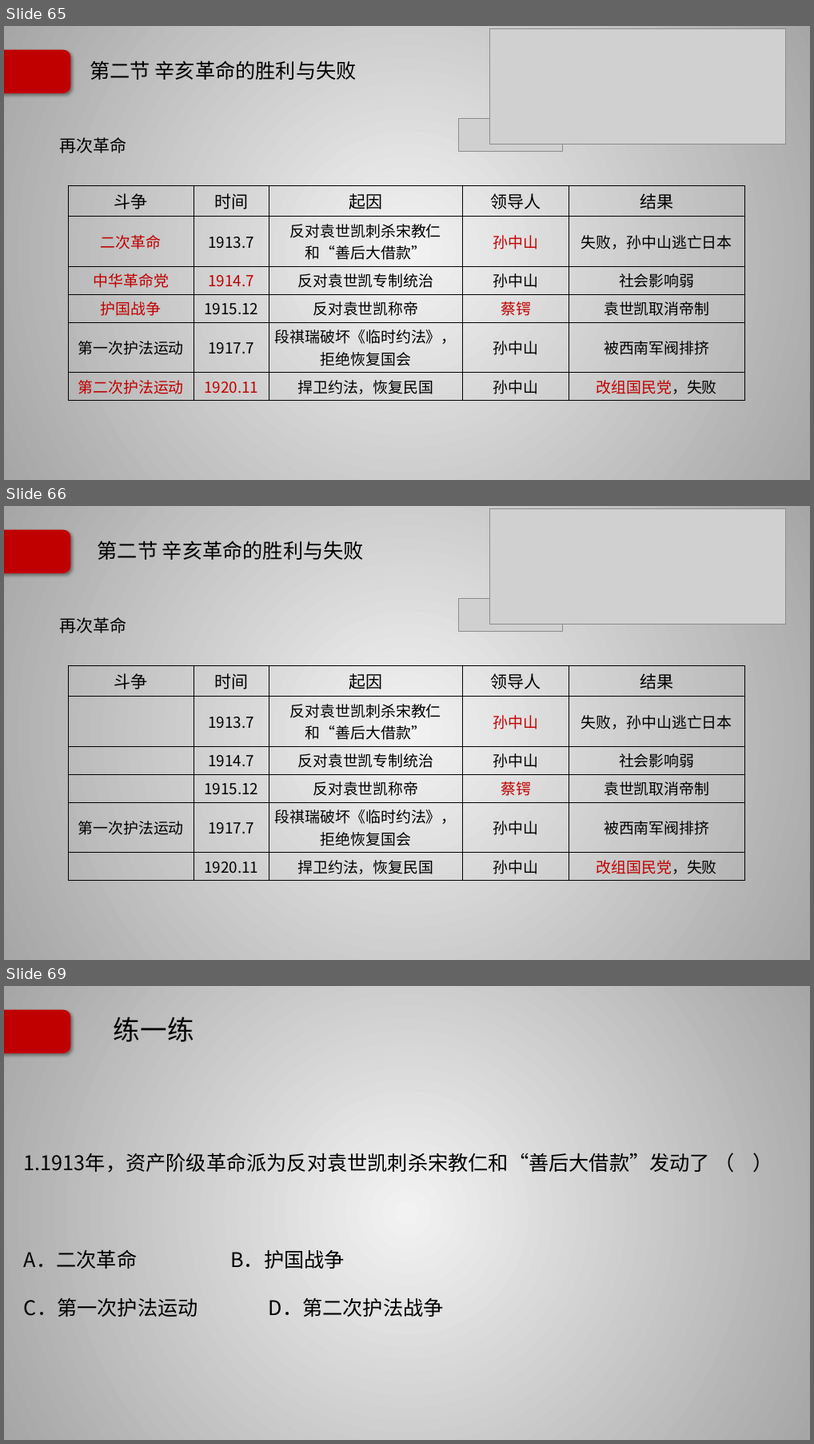
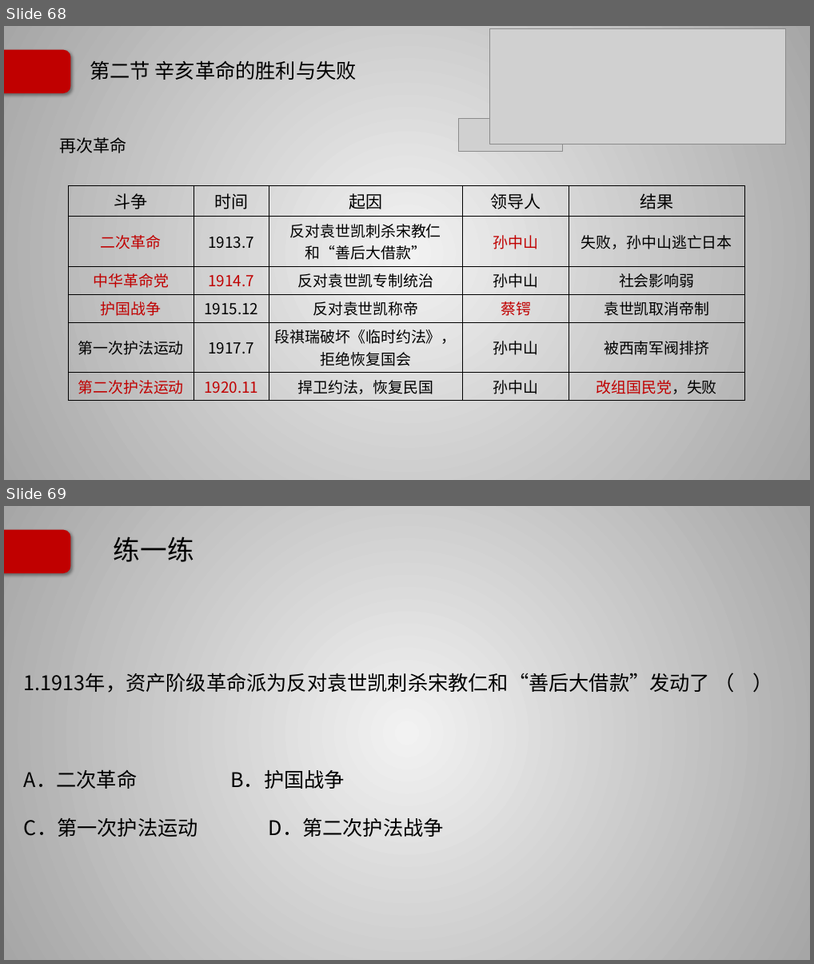
Before and after one commit to Call-me-zhy/tangtang, a slide deck: 5 中国近现代史纲要/课件/中国近现代史纲要精讲3.pptx. Shown one above the other, each under a label of ours: slides 65, 66 and 69 before the commit, slides 68 and 69 after it; the slides between them are not shown. The pictures are 814x1444 and 814x964 pixels, drawn with LibreOffice and Linux fonts; fonts in the diff are those of the drawing; grey boxes stand for pictures; background and template pictures are left out. Boxes give left, top, right and bottom in pixels: in the first picture for what was removed or moved away, otherwise in the second. Text is boxed around its words. In the diff, an @@ line names an element or a change of style, - is before the commit and + after.

```diff
--- a/5 中国近现代史纲要/课件/中国近现代史纲要精讲3.pptx
+++ b/5 中国近现代史纲要/课件/中国近现代史纲要精讲3.pptx
@@ slide 66 removed at <box>4,506,810,960</box>, background picture (left out); not listed: 1 template element that a slide beside it also shows @@
@@ picture removed at <box>490,509,786,624</box> @@
@@ title removed at <box>98,540,364,560</box> @@
-第二节 辛亥革命的胜利与失败
@@ picture removed at <box>459,599,563,632</box> @@
@@ text removed at <box>59,617,126,633</box> @@
-再次革命
@@ table removed at <box>68,666,745,877</box>, 6 rows, 5 columns @@
-斗争 | 时间 | 起因 | 领导人 | 结果
- | 1913.7 | 反对袁世凯刺杀宋教仁和“善后大借款” | 孙中山 | 失败，孙中山逃亡日本
- | 1914.7 | 反对袁世凯专制统治 | 孙中山 | 社会影响弱
- | 1915.12 | 反对袁世凯称帝 | 蔡锷 | 袁世凯取消帝制
-第一次护法运动 | 1917.7 | 段祺瑞破坏《临时约法》，拒绝恢复国会 | 孙中山 | 被西南军阀排挤
- | 1920.11 | 捍卫约法，恢复民国 | 孙中山 | 改组国民党，失败
@@ what was slide 65 is now slide 68 @@
```
Also in this commit, not shown: 12 slides changed, 2 other slides removed, 4 other files.
